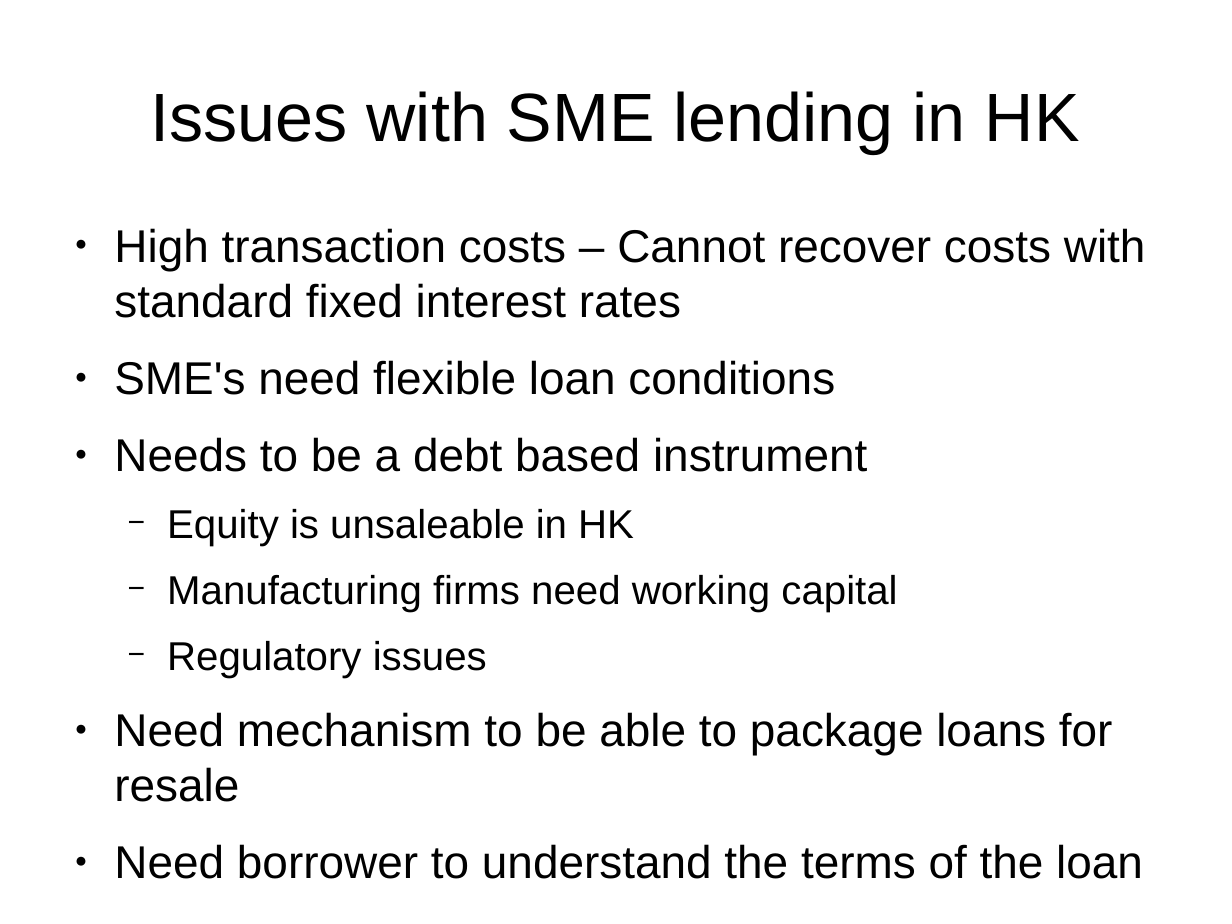
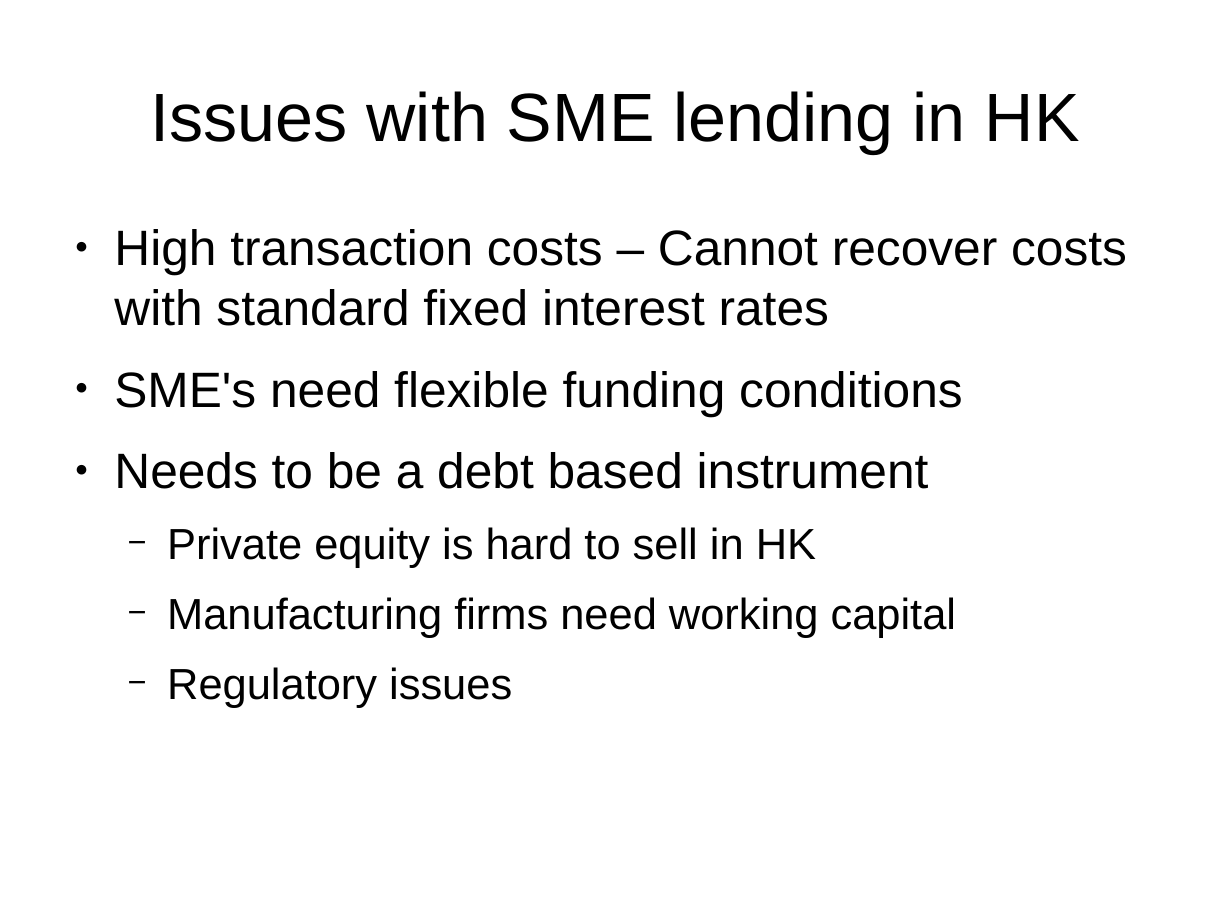
Before and after one commit to joequant/bitquant, a slide deck: slide 5 of pitchdecks/smart-contracts-practice-lawsociety.odp. Drawn at 1232x924 pixels with LibreOffice and Linux fonts; fonts in the diff are those of the drawing. Boxes give left, top, right and bottom in pixels: in the first picture for what was removed or moved away, otherwise in the second. Text is boxed around its words. In the diff, an @@ line names an element or a change of style, - is before the commit and + after.

```diff
--- a/pitchdecks/smart-contracts-practice-lawsociety.odp
+++ b/pitchdecks/smart-contracts-practice-lawsociety.odp
@@ text at (114, 229, 1127, 708): size 29.6 to 32 pt in "High transaction costs – Cannot recover costs ...", "Needs to be a debt based instrument"; size 25.9 to 28 pt in "Manufacturing firms need working capital", "Regulatory issues" @@
@@ text at (114, 371, 963, 416): text changed; size 29.6 to 32 pt @@
-● SME's need flexible loan conditions
+● SME's need flexible funding conditions
@@ text at (167, 527, 816, 568): text changed; size 25.9 to 28 pt @@
-  − Equity is unsaleable in HK
+  − Private equity is hard to sell in HK
@@ text at (114, 712, 1143, 879): paragraphs removed @@
-● Need mechanism to be able to package loans for resale
-● Need borrower to understand the terms of the loan
```
Also in this commit, not shown: 2 other slides changed, 2 slides added, 1 other file.
